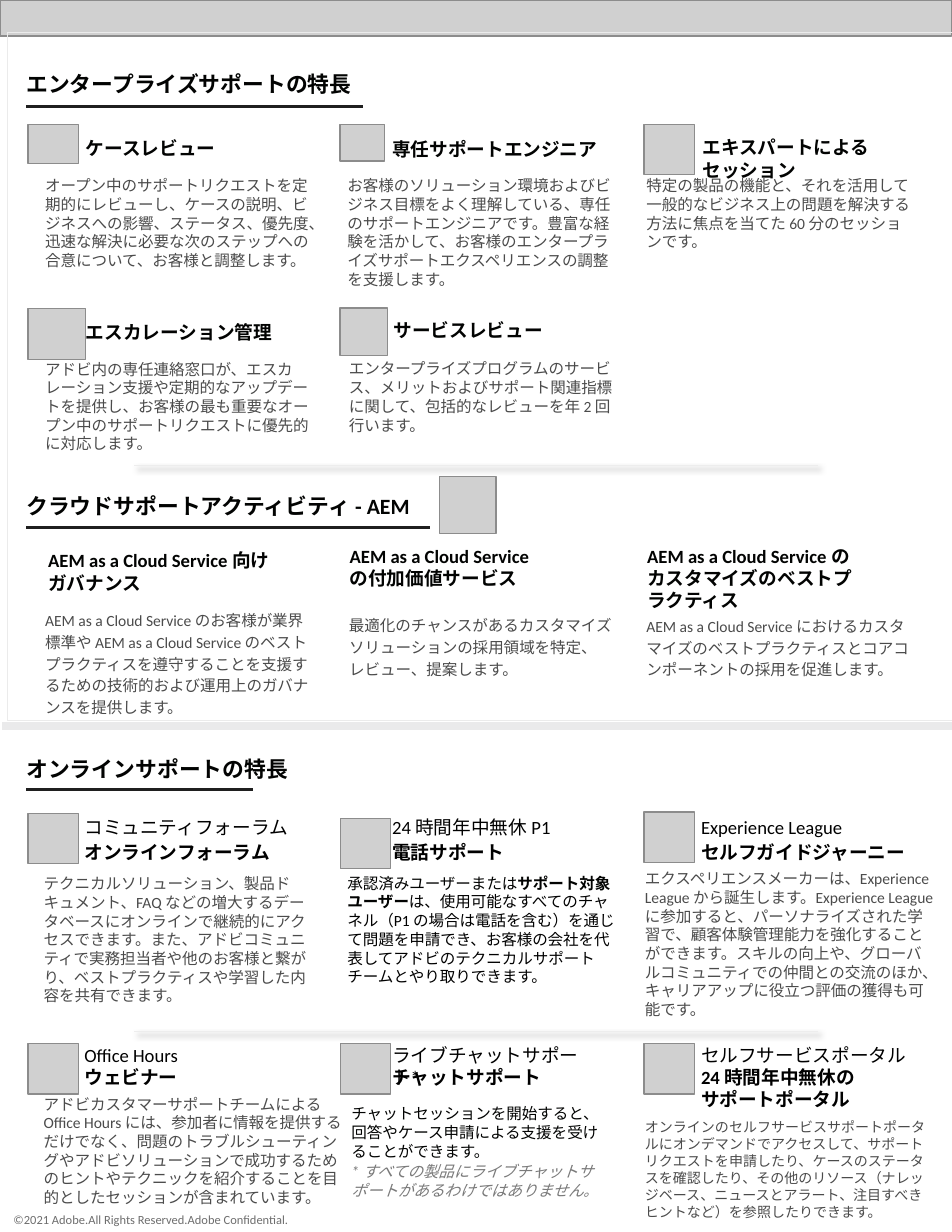
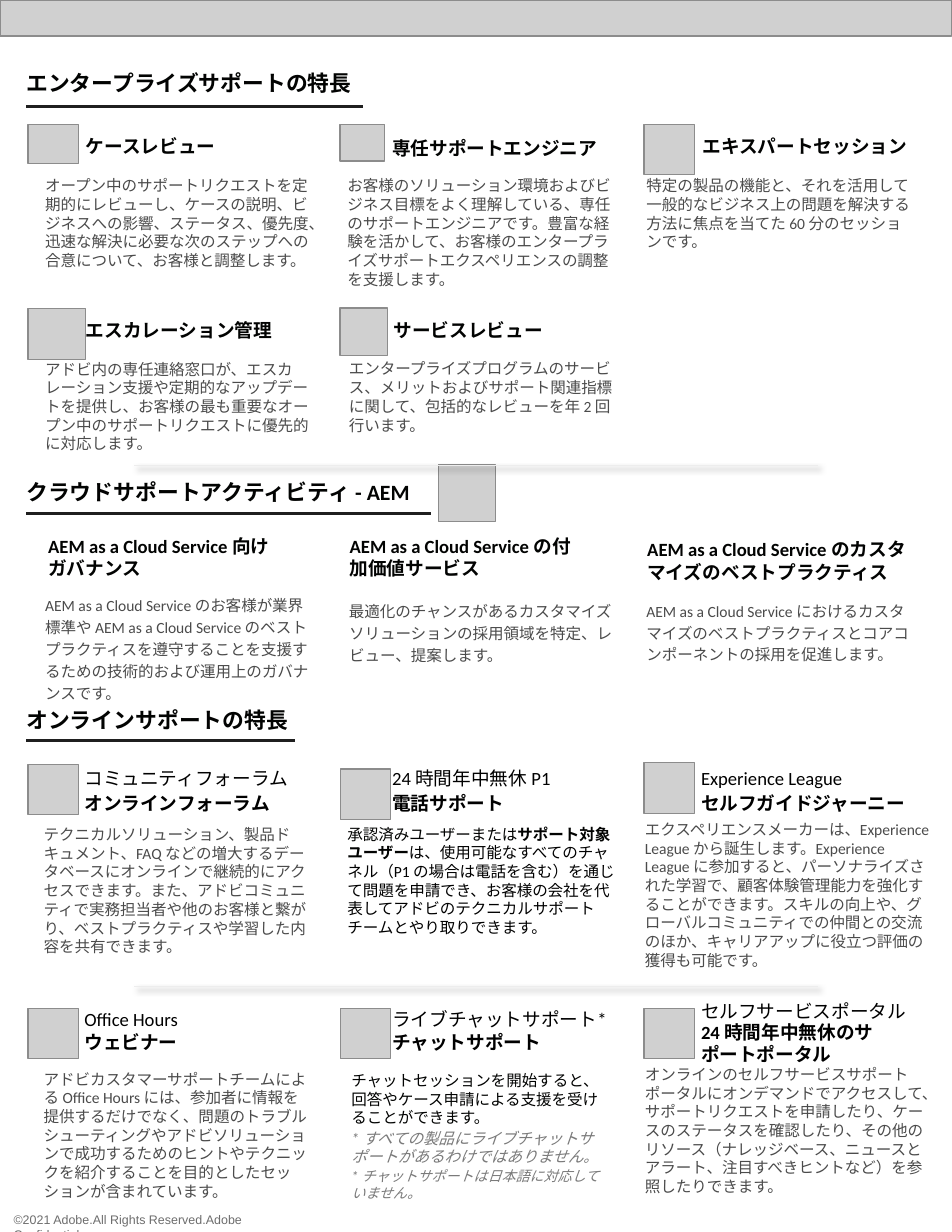
Before and after one commit to AdobeDocs/support-resources.ja-JP, a slide deck: slide 2 of help/data-sheets/assets/EnterpriseSupportDatasheet.pptx. Drawn at 952x1232 pixels with LibreOffice and Linux fonts; fonts in the diff are those of the drawing; grey boxes stand for pictures. Boxes give left, top, right and bottom in pixels: in the first picture for what was removed or moved away, otherwise in the second. Text is boxed around its words. In the diff, an @@ line names an element or a change of style, - is before the commit and + after.

```diff
--- a/help/data-sheets/assets/EnterpriseSupportDatasheet.pptx
+++ b/help/data-sheets/assets/EnterpriseSupportDatasheet.pptx
@@ freeform shape removed at (7, 33, 952, 721) @@
@@ text at (703, 137, 908, 155): text changed @@
-エキスパートによるセッション
+エキスパートセッション
@@ 3 texts: place and size @@
-3 texts at (26, 495, 909, 677)
+3 texts at (26, 481, 909, 662)
@@ picture: place and size @@
-picture at (439, 477, 495, 533)
+picture at (439, 465, 495, 521)
@@ freeform shape: place and size @@
-freeform shape at (27, 528, 431, 540)
+freeform shape at (27, 513, 431, 519)
@@ text "AEM as a Cloud Service ..." rewrapped from (350, 550, 529, 587) to (350, 537, 571, 577) @@
@@ text "AEM as a Cloud Service ..." rewrapped from (647, 549, 852, 609) to (647, 540, 906, 581) @@
@@ text at (45, 598, 308, 700): text changed @@
-AEM as a Cloud Service のお客様が業界標準や AEM as a Cloud Service のベストプラクティスを遵守することを支援するための技術的および運用上のガバナンスを提供します。
+AEM as a Cloud Service のお客様が業界標準や AEM as a Cloud Service のベストプラクティスを遵守することを支援するための技術的および運用上のガバナンスです。
@@ text at (349, 604, 612, 662): spaces changed @@
-最適化のチャンスがあるカスタマイズソリューションの採用領域を特定、
-レビュー、提案します。
+最適化のチャンスがあるカスタマイズソリューションの採用領域を特定、レビュー、提案します。
@@ freeform shape removed at (2, 726, 952, 726) @@
@@ freeform shape: place and size @@
-freeform shape at (27, 790, 253, 795)
+freeform shape at (27, 740, 296, 746)
@@ text "コミュニティフォーラム": place and size @@
-text "コミュニティフォーラム" at (84, 820, 287, 836)
+text "コミュニティフォーラム" at (84, 771, 287, 787)
@@ text "オンラインフォーラム": place and size @@
-text "オンラインフォーラム" at (84, 844, 269, 861)
+text "オンラインフォーラム" at (84, 795, 269, 812)
@@ 8 texts, 3 pictures: place and size @@
-8 texts, 3 pictures at (26, 758, 938, 1016)
+8 texts, 3 pictures at (26, 709, 929, 968)
@@ freeform shape: place and size @@
-freeform shape at (135, 1025, 818, 1031)
+freeform shape at (135, 981, 818, 986)
@@ text "ライブチャットサポート*" rewrapped from (392, 1046, 578, 1086) to (392, 1010, 606, 1028) @@
@@ text "セルフサービスポータル" rewrapped from (701, 1046, 906, 1063) to (701, 1002, 906, 1024) @@
@@ 3 pictures, 3 texts: place and size @@
-3 pictures, 3 texts at (28, 1044, 694, 1094)
+3 pictures, 3 texts at (28, 1008, 694, 1058)
@@ text at (701, 1023, 873, 1062): text changed @@
-24 時間年中無休の
-サポートポータル
+24 時間年中無休のサ
+ポートポータル
@@ text "アドビカスタマーサポートチームによる Office Hours には、参加者に情報を提供するだけでなく、問題のトラブルシ ..." rewrapped from (44, 1094, 342, 1205) to (44, 1072, 307, 1199) @@
@@ text "チャットセッションを開始すると、回答やケース申請による支援を受けることができます。": place and size @@
-text "チャットセッションを開始すると、回答やケース申請による支援を受けることができます。" at (351, 1106, 598, 1197)
+text "チャットセッションを開始すると、回答やケース申請による支援を受けることができます。" at (351, 1073, 600, 1199)
@@ text "オンラインのセルフサービスサポートポータルにオンデマンドでアクセスして、サポートリクエストを申請したり、ケースのステータ ...": place and size @@
-text "オンラインのセルフサービスサポートポータルにオンデマンドでアクセスして、サポートリクエストを申請したり、ケースのステータ ..." at (645, 1120, 925, 1218)
+text "オンラインのセルフサービスサポートポータルにオンデマンドでアクセスして、サポートリクエストを申請したり、ケースのステータ ..." at (645, 1067, 938, 1193)
@@ text "オンラインのセルフサービスサポートポータルにオンデマンドでアクセスして、サポートリクエストを申請したり、ケースのステータ ..." at (645, 1067, 938, 1193): size 9 to 10 pt @@
@@ text at (351, 1169, 600, 1199): paragraph added @@
+* チャットサポートは日本語に対応していません。
@@ text "©2021 Adobe.All Rights Reserved.Adobe Confidential." at (14, 1215, 242, 1227): font Calibri to Arial @@
```
Also in this commit, not shown: 3 other slides changed, 8 other files.
